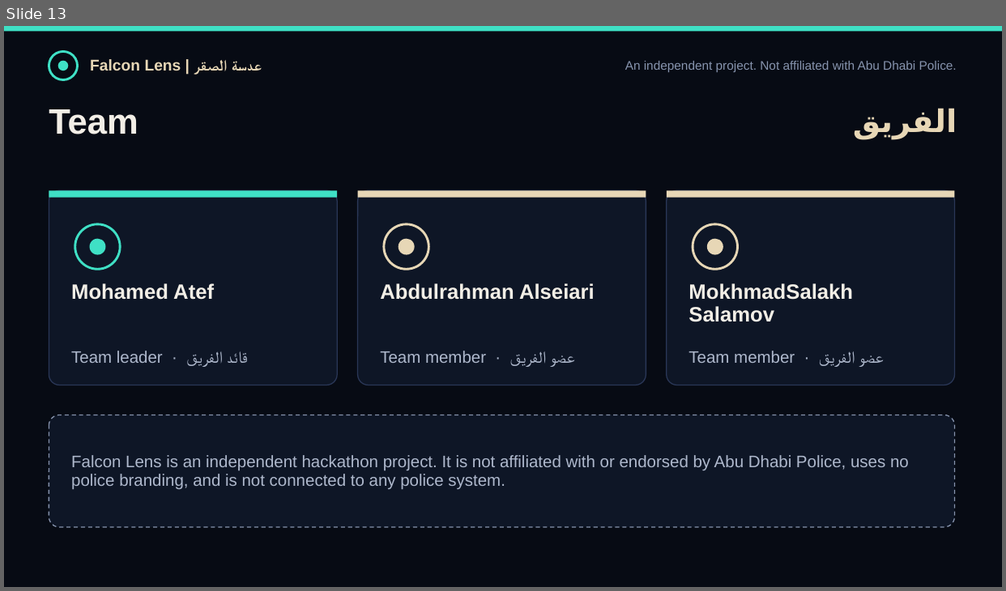
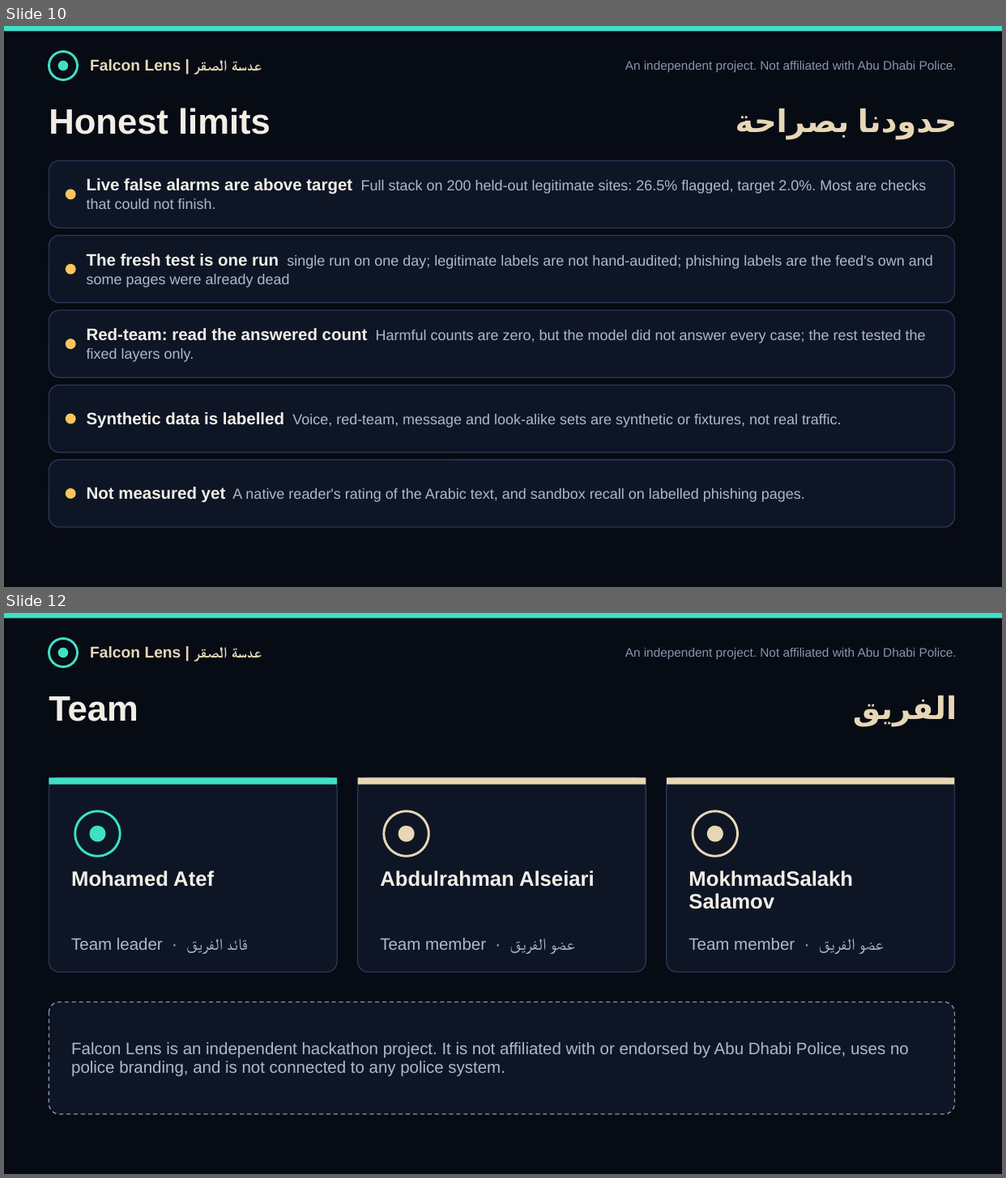
Before and after one commit to Muhammadatef/falcon-lens, a slide deck: submission/FalconLens_ScamShield.pptx. Shown one above the other, each under a label of ours: slide 13 before the commit, slides 10 and 12 after it; the slides between them are not shown. The pictures are 1006x591 and 1006x1178 pixels, drawn with LibreOffice and Linux fonts; fonts in the diff are those of the drawing. Boxes give left, top, right and bottom in pixels: in the first picture for what was removed or moved away, otherwise in the second. Text is boxed around its words. In the diff, an @@ line names an element or a change of style, - is before the commit and + after.

```diff
--- a/submission/FalconLens_ScamShield.pptx
+++ b/submission/FalconLens_ScamShield.pptx
@@ slide 10 added at (4,26,1002,587), background #070B14 @@
@@ rectangle added at (4,26,1002,31), fill #3FE0C5 @@
@@ ellipse added at (49,51,78,80), outline #3FE0C5 2.25 pt @@
@@ ellipse added at (58,61,68,71), fill #3FE0C5 @@
@@ text added at (90,59,262,71), 15 pt, text #E7D7B6, bold @@
+Falcon Lens | عدسة الصقر
@@ text added at (625,61,957,72), 12 pt, text #8794AE @@
+An independent project. Not affiliated with Abu Dhabi Police.
@@ text added at (49,108,270,135), 34 pt, text #F2EEE6, bold @@
+Honest limits
@@ text added at (858,108,957,139), 30 pt, text #E7D7B6, bold @@
+حدودنا بصراحة
@@ rounded rectangle added at (49,160,955,228), fill #0E1626, outline #2A3757 1 pt @@
@@ ellipse added at (66,189,76,199), fill #FFC55C @@
@@ text added at (87,178,926,209), 14 pt, text #AEB8CC @@
+Live false alarms are above target Full stack on 200 held-out legitimate sites: 26.5% flagged, target 2.0%. Most are checks that could not finish.
@@ rounded rectangle added at (49,236,955,303), fill #0E1626, outline #2A3757 1 pt @@
@@ ellipse added at (66,264,76,275), fill #FFC55C @@
@@ text added at (87,254,933,288), 14 pt, text #AEB8CC @@
+The fresh test is one run single run on one day; legitimate labels are not hand-audited; phishing labels are the feed's own and some pages were already dead
@@ rounded rectangle added at (49,310,955,378), fill #0E1626, outline #2A3757 1 pt @@
@@ ellipse added at (66,339,76,349), fill #FFC55C @@
@@ text added at (87,328,926,362), 14 pt, text #AEB8CC @@
+Red-team: read the answered count Harmful counts are zero, but the model did not answer every case; the rest tested the fixed layers only.
@@ rounded rectangle added at (49,386,955,453), fill #0E1626, outline #2A3757 1 pt @@
@@ ellipse added at (66,414,76,425), fill #FFC55C @@
@@ text added at (87,412,842,429), 14 pt, text #AEB8CC @@
+Synthetic data is labelled Voice, red-team, message and look-alike sets are synthetic or fixtures, not real traffic.
@@ rounded rectangle added at (49,460,955,527), fill #0E1626, outline #2A3757 1 pt @@
@@ text added at (87,487,805,503), 14 pt, text #AEB8CC @@
+Not measured yet A native reader's rating of the Arabic text, and sandbox recall on labelled phishing pages.
@@ ellipse added at (66,489,76,499), fill #FFC55C @@
@@ what was slide 13 is now slide 12 @@
```
Also in this commit, not shown: 1 slide changed, 10 other slides added, 12 slides removed, 16 other files.
